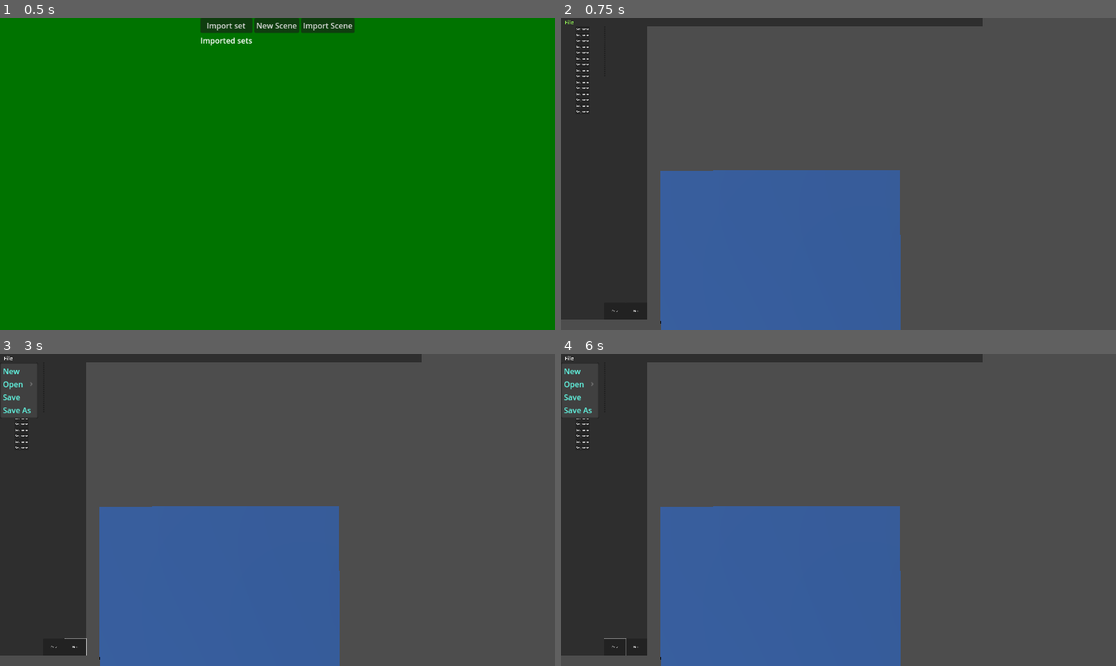
Above: before the commit, frames 1-4 (two rows, left to right).
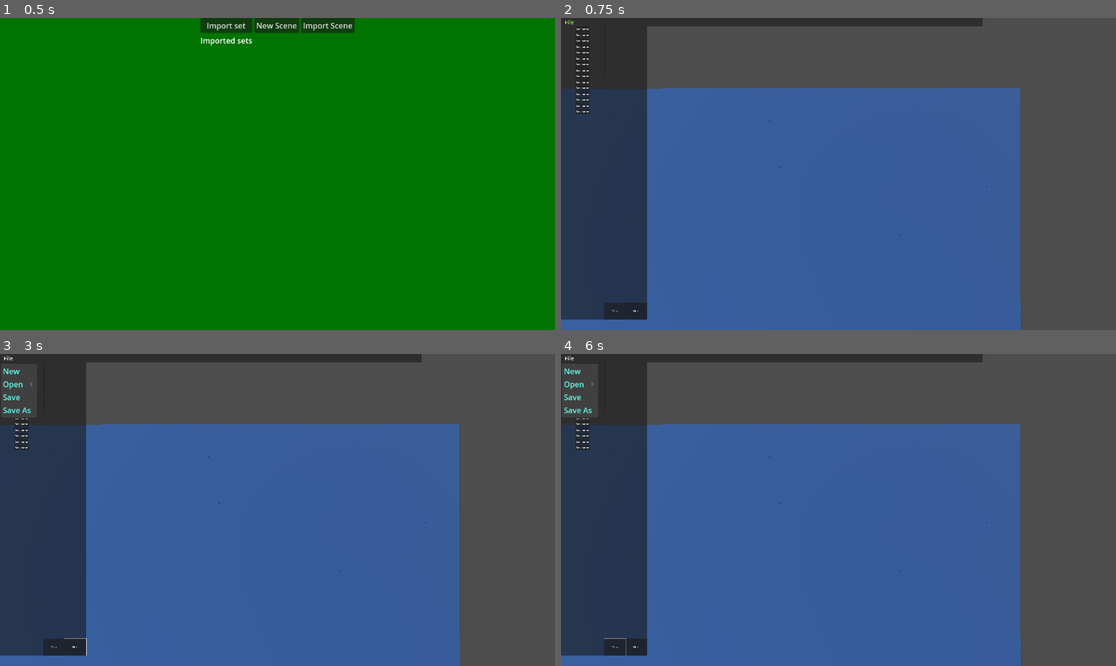
Above: after the commit, the same moments.

Repository: niel/DungeonPlanner
Game: Godot game, scene res://Scenes/UI/MainMenu/MainMenu.tscn
The game is run twice, just before and just after one commit, with the same random seed, the same clock (stepped at 60 frames per second) and the same inputs.
Inputs (mouse positions are in pixels of both pictures, inside the frame that each line leads up to):
- Up to frame 1 (0.5 s): no input
- Up to frame 2 (0.75 s): click "New Scene" at 0.5 s
- Up to frame 3 (3 s): click "Next" at 1.25 s; click "Next" at 2 s; click "File" at 2.75 s
- Up to frame 4 (6 s): click "Set_name" at 3.5 s; click (605, 363) at 4.27 s; click "Prev" at 5 s; click "File" at 5.75 s

Frame 1 is identical in both runs. In frame 2, 41% of the frame differs, in the area x 0-83%, y 22-100%; in frame 3, 41%; in frame 4, 41%.
Error in both runs: Out of bounds get index '0' (on base: 'Array') (res://Scripts/UI/PlannerUI.gd:34)

Commit message:
Bump board size

Diff:
--- a/Scripts/Board/Board.gd
+++ b/Scripts/Board/Board.gd
@@ -2,8 +2,8 @@
 
 var space_scene = preload("res://Scenes/Space.tscn")
 
-const startRows = 10
-const startCols = 10
+const startRows = 20
+const startCols = 20
 const spaceSize = 5
 
 var boardNodes: Array = []
